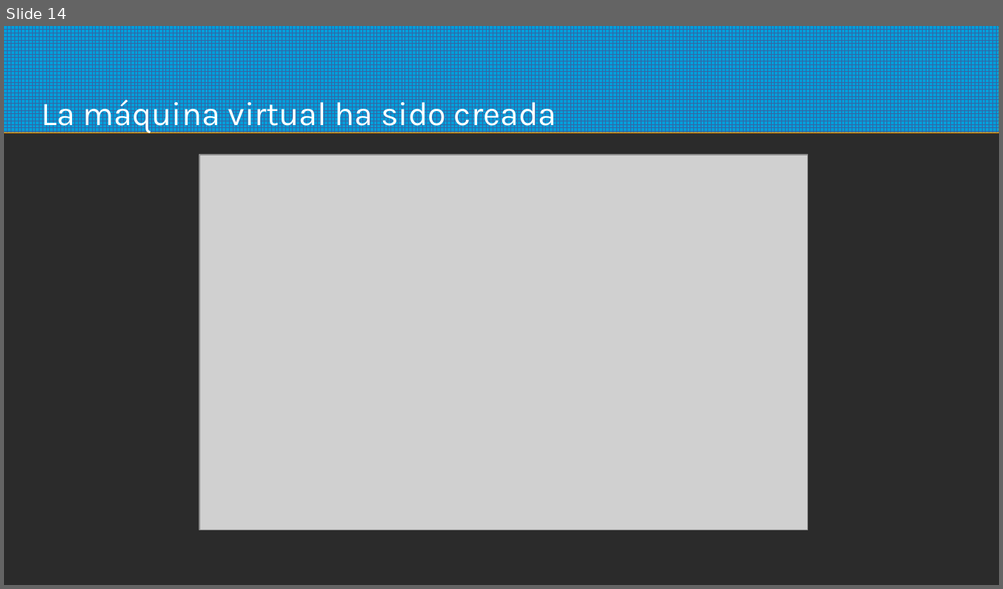
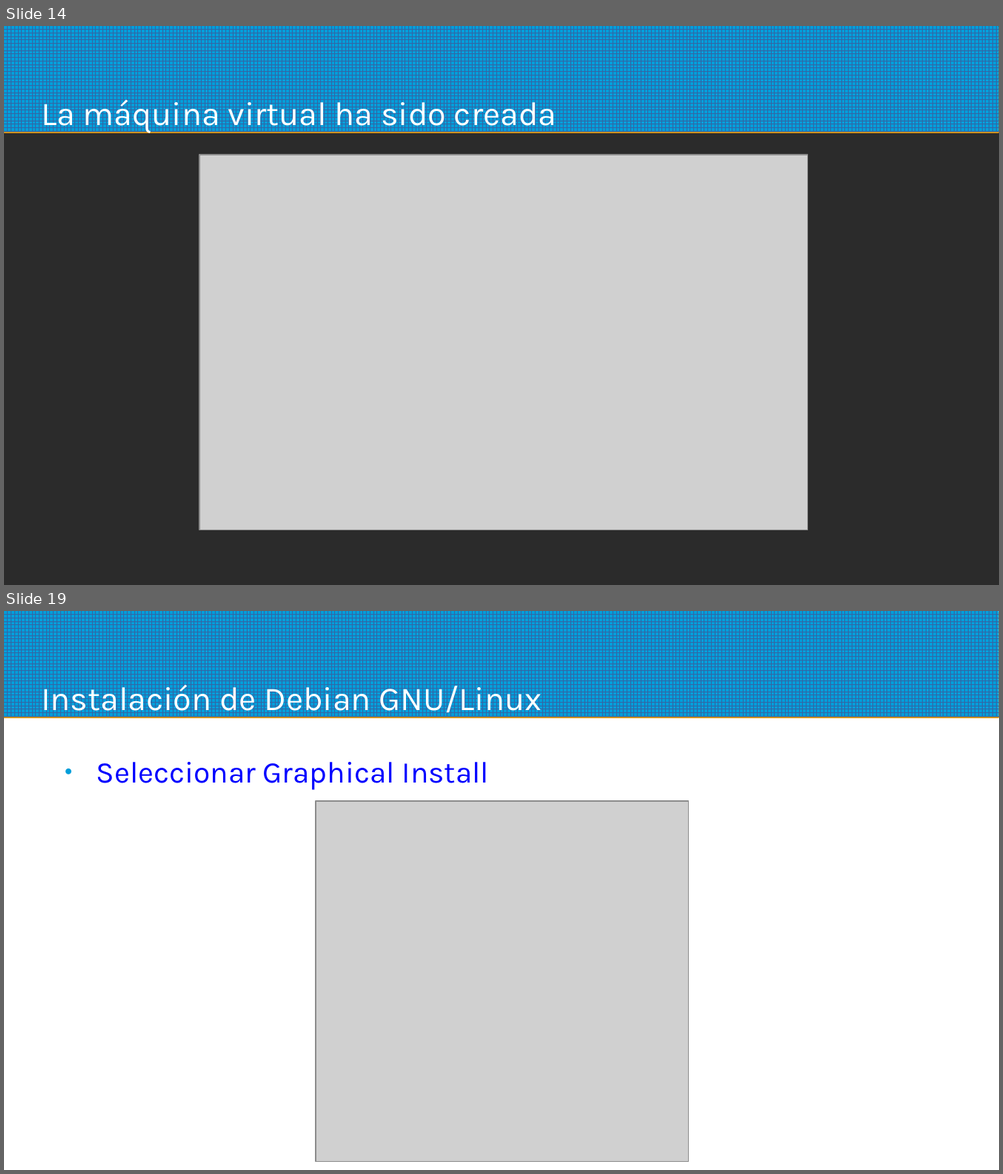
Before and after one commit to sotrteacher/dirtywork, a slide deck: UNIDAD00/01_Entorno_de_Desarrollo/01_Entorno_de_Desarrollo.pptx. Shown one above the other, each under a label of ours: slide 14 before the commit, slides 14 and 19 after it; the slides between them are not shown. The pictures are 1003x589 and 1003x1174 pixels, drawn with LibreOffice and Linux fonts; fonts in the diff are those of the drawing; grey boxes stand for pictures; background and template pictures are left out; a plain dark background stands for a picture behind light text. Boxes give left, top, right and bottom in pixels: in the first picture for what was removed or moved away, otherwise in the second. Text is boxed around its words. In the diff, an @@ line names an element or a change of style, - is before the commit and + after.

```diff
--- a/UNIDAD00/01_Entorno_de_Desarrollo/01_Entorno_de_Desarrollo.pptx
+++ b/UNIDAD00/01_Entorno_de_Desarrollo/01_Entorno_de_Desarrollo.pptx
@@ slide 19 added at (x1=4, y1=611, x2=999, y2=1170), background picture (left out); not listed: 1 template element that a slide beside it also shows @@
@@ text added at (x1=41, y1=680, x2=542, y2=719), 26.6 pt, text #FFFFFF @@
+Instalación de Debian GNU/Linux
@@ text added at (x1=96, y1=762, x2=489, y2=790), 24 pt, text #0000FF @@
+● Seleccionar Graphical Install
@@ picture added at (x1=316, y1=801, x2=688, y2=1162) @@
```
Also in this commit, not shown: 2 slides changed, 18 other slides added, 37 other files.
